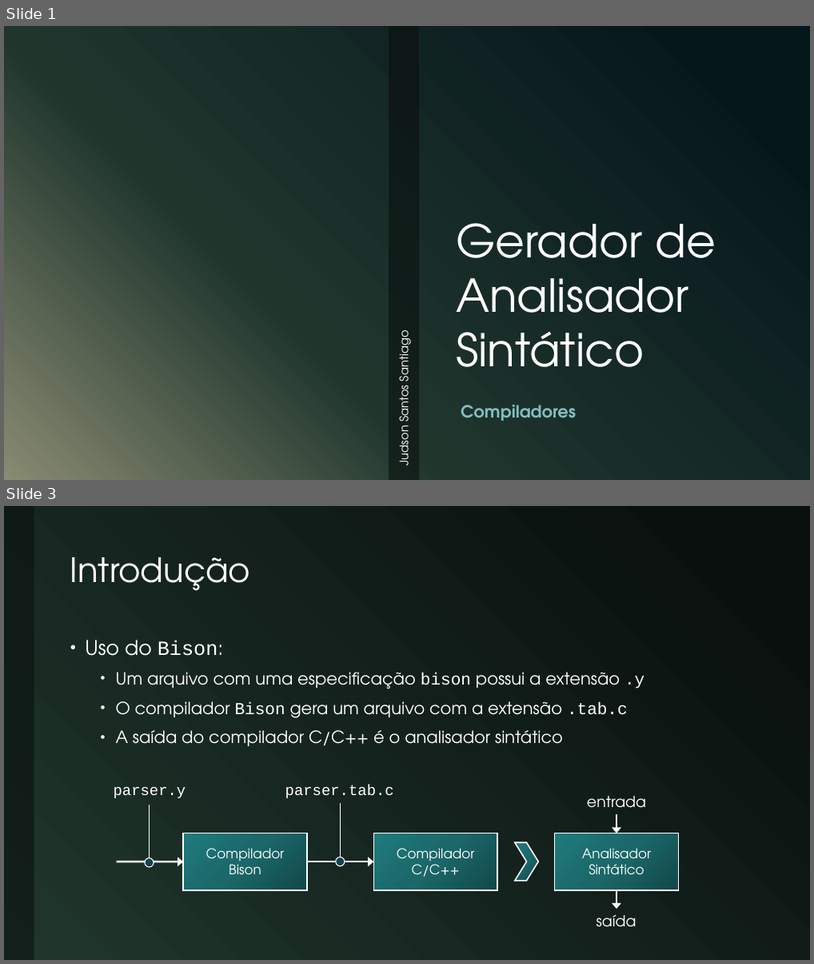
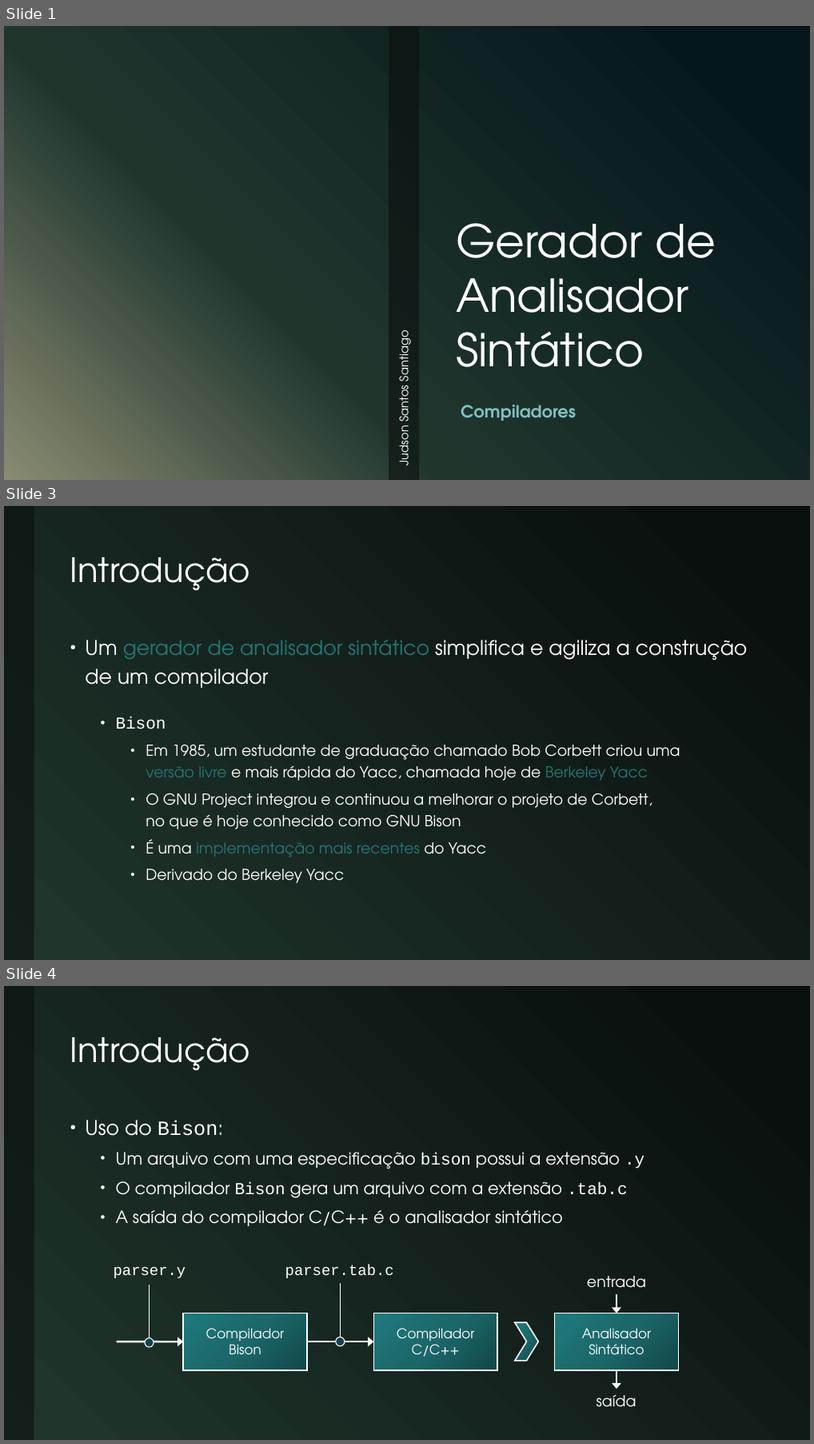
Before and after one commit to JudsonSS/Compiladores, a slide deck: Slides/24. Gerador de Analisador Sintático.pptx. Shown one above the other, each under a label of ours: slides 1 and 3 before the commit, slides 1, 3 and 4 after it; the slides between them are not shown. The pictures are 814x964 and 814x1444 pixels, drawn with LibreOffice and Linux fonts; fonts in the diff are those of the drawing; background and template pictures are left out. Boxes give left, top, right and bottom in pixels: in the first picture for what was removed or moved away, otherwise in the second. Text is boxed around its words. In the diff, an @@ line names an element or a change of style, - is before the commit and + after.

```diff
--- a/Slides/24. Gerador de Analisador Sintático.pptx
+++ b/Slides/24. Gerador de Analisador Sintático.pptx
@@ slide 3 added at [4,506,810,960], background gradient #0A100E to #20362D; not listed: 1 template element that a slide beside it also shows @@
@@ title added at [70,557,251,591], 40 pt, text #FFFFFF @@
+Introdução
@@ text added at [85,640,748,883], 18 pt, text #FFFFFF @@
+• Um gerador de analisador sintático simplifica e agiliza a construção de um compilador
+  • Bison
+    • Em 1985, um estudante de graduação chamado Bob Corbett criou uma
+      versão livre e mais rápida do Yacc, chamada hoje de Berkeley Yacc
+    • O GNU Project integrou e continuou a melhorar o projeto de Corbett,
+      no que é hoje conhecido como GNU Bison
+    • É uma implementação mais recentes do Yacc
+    • Derivado do Berkeley Yacc
@@ what was slide 3 is now slide 4 @@
```
Also in this commit, not shown: 4 slides changed.
